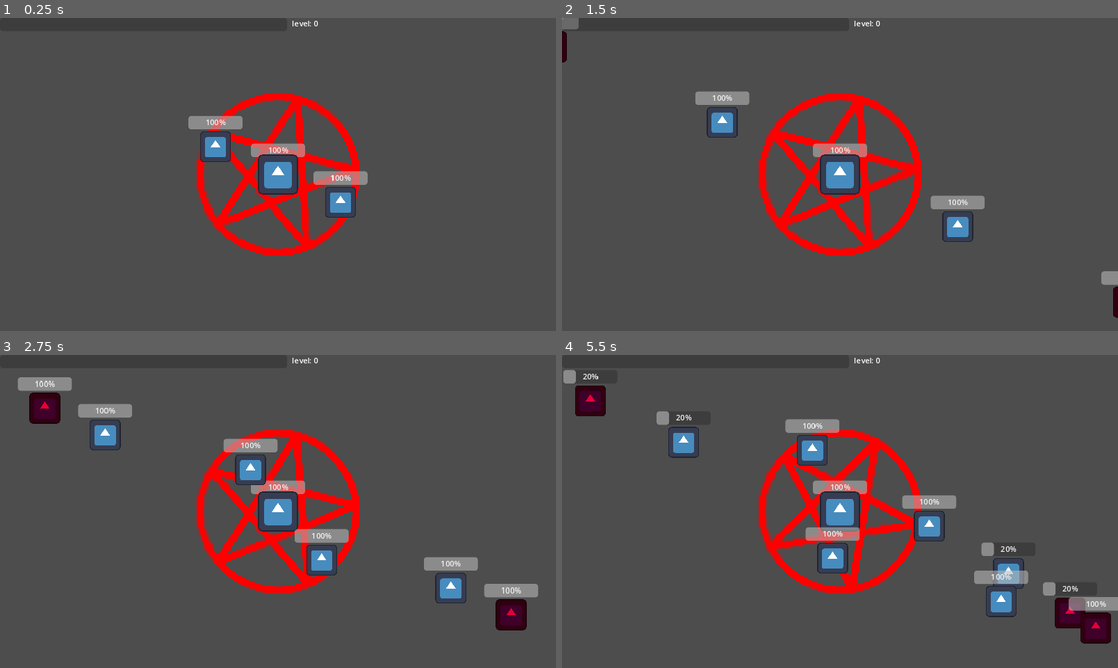
Above: before the commit, frames 1-4 (two rows, left to right).
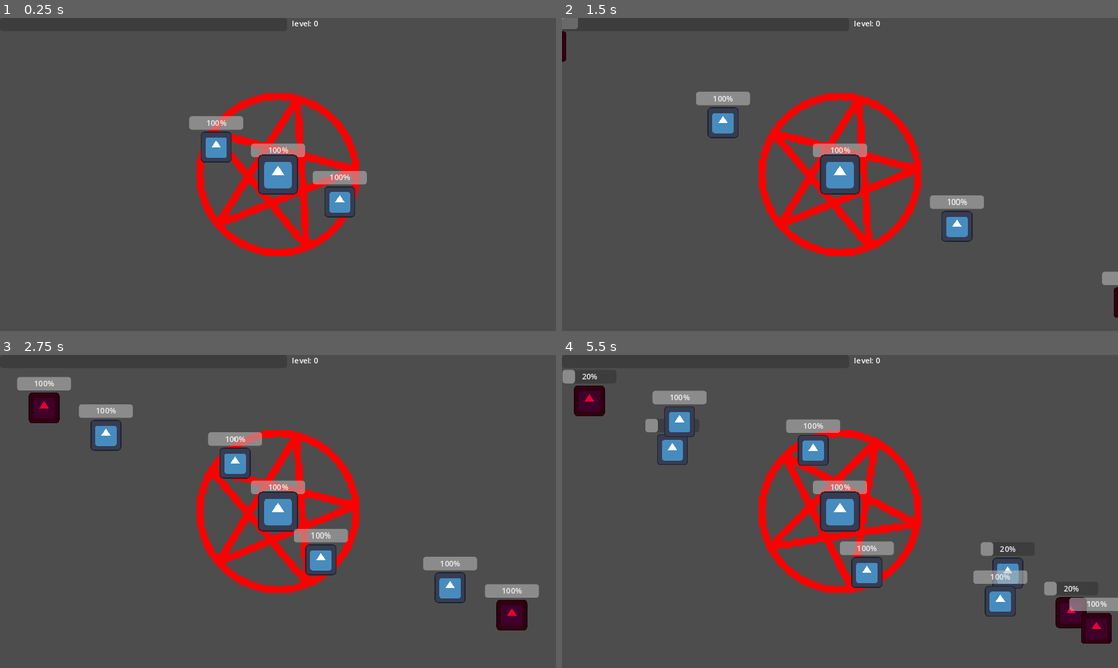
Above: after the commit, the same moments.

Repository: geekazodium/project-skeleton
Game: Godot game, scene res://scenes/game_scene.tscn
The game is run twice, just before and just after one commit, with the same random seed, the same clock (stepped at 60 frames per second) and the same inputs. The engine's default icon, where the game draws it, is replaced by a stand-in: a white triangle on a blue panel in a dark square.
Inputs:
- Up to frame 1 (0.25 s): no input
- Up to frame 2 (1.5 s): no input
- Up to frame 3 (2.75 s): no input
- Up to frame 4 (5.5 s): no input

The runs differ from the first frame. In frame 1, 0.4% of the frame differs, in the area x 33-67%, y 31-64%; in frame 2, 0.4%; in frame 3, 2.0%; in frame 4, 4.5%, in the area x 0-100%, y 4-93%.

Commit message:
fixed target finding bug

Diff:
--- a/scenes/entities/enemy.tscn
+++ b/scenes/entities/enemy.tscn
@@ -100,4 +100,3 @@
 
 [connection signal="death" from="HealthTracker" to="InstantiateOnExit" method="_instantiate"]
 [connection signal="health_changed" from="HealthTracker" to="ProgressBar" method="set_value"]
-[connection signal="body_entered" from="StateMachine/FindTargetState/Area2D" to="StateMachine/FindTargetState" method="_on_body_enter_detection"]
--- a/scenes/entities/minion.tscn
+++ b/scenes/entities/minion.tscn
@@ -91,4 +91,3 @@
 shape = SubResource("CircleShape2D_ehyuf")
 
 [connection signal="health_changed" from="HealthTracker" to="ProgressBar" method="set_value"]
-[connection signal="body_entered" from="StateMachine/FindTargetState/Area2D" to="StateMachine/FindTargetState" method="_on_body_enter_detection"]
--- a/scripts/attacks/attack_area.gd
+++ b/scripts/attacks/attack_area.gd
@@ -47,7 +47,7 @@
 		#optimization since exact distance is not required, just comparison.
 		#(vector length requires sqrt operation, length_squared does not.)
 		var distance = (body.global_position - _self.global_position).length_squared();
-		if nearest == null || nearest_distance < distance:
+		if nearest == null || nearest_distance > distance:
 			nearest = body;
 			nearest_distance = distance;
 	return nearest;
--- a/scripts/entities/state_machine/find_target_state.gd
+++ b/scripts/entities/state_machine/find_target_state.gd
@@ -10,9 +10,9 @@
 func _physics_process(_delta: float) -> void:
 	var nearest: Node2D = AttackArea.get_hit_nearest_body(self.detection_area);
 	if nearest != null:
-		self._on_body_enter_detection(nearest);
+		self.on_body_enter_detection(nearest);
 
-func _on_body_enter_detection(body: Node2D):
+func on_body_enter_detection(body: Node2D):
 	if !StateMachine.is_active_state(self):
 		return;
 	target_tracker.set_target(body);
